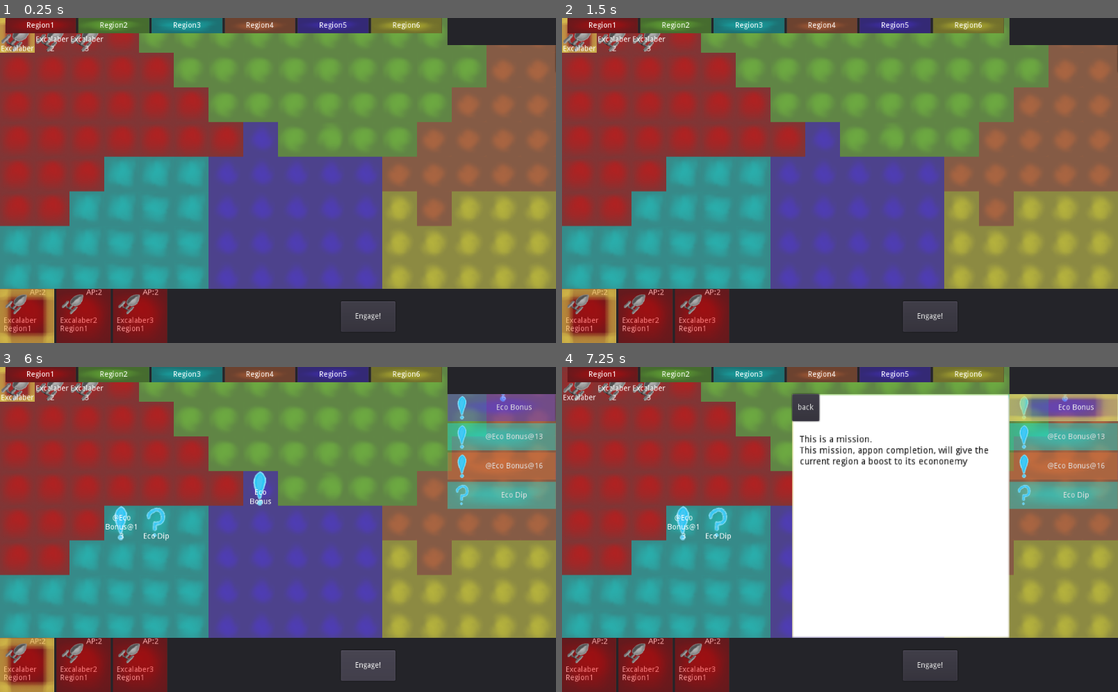
Above: before the commit, frames 1-4 (two rows, left to right).
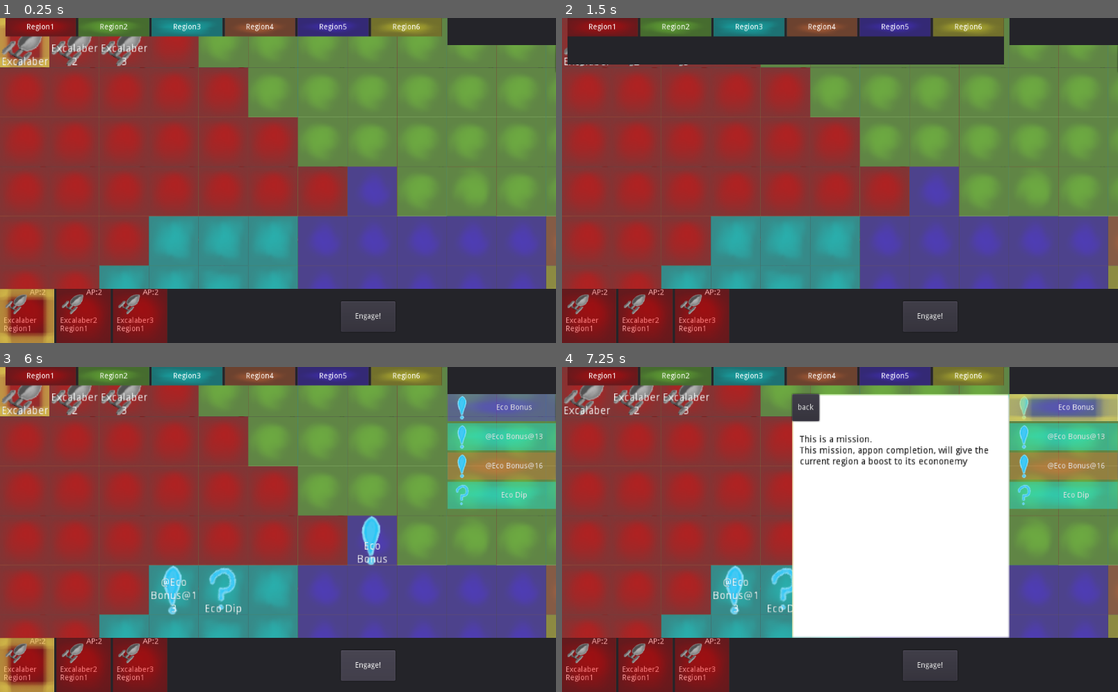
Above: after the commit, the same moments.

Repository: AngryMajor/StarShipGame
Game: Godot game, scene res://General/Main.tscn
Same seed, same stepped clock (60 frames per second), same inputs: the game is played once before the commit and once after it.
Inputs (mouse positions are in pixels of both pictures, inside the frame that each line leads up to):
- Up to frame 1 (0.25 s): no input
- Up to frame 2 (1.5 s): click "Region1" at 0.5 s; click "Region2" at 1.25 s
- Up to frame 3 (6 s): click "Region3" at 2 s; click "Region4" at 2.75 s; click "Region5" at 3.5 s; click "Region6" at 4.25 s; click (27, 666) at 5.02 s; click "Engage!" at 5.75 s
- Up to frame 4 (7.25 s): click "Eco Bonus" at 6.5 s

The runs differ from the first frame. In frame 1, 50% of the frame differs, in the area x 0-100%, y 0-84%; in frame 2, 55%, in the area x 0-100%, y 0-100%; in frame 3, 50%; in frame 4, 32%.

Commit message:
added basic tray functionality to regionCards and zoomed camera in

Diff:
--- /dev/null
+++ b/General/BigRegionTray.gd
@@ -0,0 +1,4 @@
+extends Panel
+
+func populate(region:Region):
+	pass
--- a/General/Main.tscn
+++ b/General/Main.tscn
@@ -20,6 +20,7 @@
 [ext_resource path="res://MouseController/MouseStates/TestState.gd" type="Script" id=18]
 [ext_resource path="res://MouseController/MouseStates/MisssionInspector.gd" type="Script" id=19]
 [ext_resource path="res://MouseController/MouseControler.gd" type="Script" id=20]
+[ext_resource path="res://General/BigRegionTray.gd" type="Script" id=21]
 
 [sub_resource type="AtlasTexture" id=1]
 flags = 4
@@ -55,6 +56,7 @@
 [node name="Camera2D" type="Camera2D" parent="."]
 anchor_mode = 0
 current = true
+zoom = Vector2( 0.7, 0.7 )
 smoothing_enabled = true
 smoothing_speed = 10.0
 script = ExtResource( 10 )
@@ -151,7 +153,7 @@
 anchor_right = 1.0
 margin_left = 10.0
 margin_right = -210.0
-margin_bottom = 28.0
+margin_bottom = 34.0
 rect_min_size = Vector2( 0, 20 )
 script = ExtResource( 16 )
 _regionList = NodePath("../../World/RegionsMap/RegionList")
@@ -161,4 +163,12 @@
 anchor_right = 1.0
 anchor_bottom = 1.0
 
+[node name="BigRegionTray" type="Panel" parent="GUILayer/RegionList"]
+visible = false
+anchor_top = 1.0
+anchor_right = 1.0
+anchor_bottom = 1.0
+rect_min_size = Vector2( 0, 52 )
+script = ExtResource( 21 )
+
 [editable path="World"]
--- a/General/RegionList.gd
+++ b/General/RegionList.gd
@@ -4,7 +4,19 @@
 export(PackedScene) var _regionCard
 
 func _ready():
+	GameState.connect("selection_Changed",self,"_on_selection_changed")
 	for region in get_node(_regionList).get_children():
 		var regionCard = _regionCard.instance()
 		regionCard.init(region)
 		$HBoxContainer.add_child(regionCard)
+		regionCard.connect("button_down",self,"_region_button_pressed",[region])
+
+func _region_button_pressed(region:Region):
+	GameState.selection = region
+
+func _on_selection_changed():
+	if GameState.selection is Region:
+		$BigRegionTray.visible = true
+		$BigRegionTray.populate(GameState.selection)
+	else:
+		$BigRegionTray.visible = false
--- a/RegionCard.gd
+++ b/RegionCard.gd
@@ -10,3 +10,18 @@
 	tex.region.position.y = 128
 	tex.region.position.x = 64 * region.id
 	self.texture_normal = tex
+
+	self.connect("button_down",self,"_on_button_down")
+	self.connect("mouse_entered",self,"_on_mouse_entered")
+	self.connect("mouse_exited",self,"_on_mouse_exited")
+
+func _on_button_down():
+	if GameState.selection is Region:
+		$Tray.visible = false
+
+func _on_mouse_entered():
+	if not GameState.selection is Region:
+		$Tray.visible = true
+
+func _on_mouse_exited():
+	$Tray.visible = false
--- a/RegionCard.tscn
+++ b/RegionCard.tscn
@@ -25,3 +25,16 @@
 text = "Region1"
 align = 1
 valign = 1
+
+[node name="Tray" type="Panel" parent="."]
+visible = false
+anchor_top = 1.0
+anchor_right = 1.0
+anchor_bottom = 1.0
+margin_left = -2.0
+margin_right = 2.0
+rect_min_size = Vector2( 0, 20 )
+
+[node name="VBoxContainer" type="VBoxContainer" parent="Tray"]
+anchor_right = 1.0
+anchor_bottom = 1.0
Not shown: 1 places in General/Main.tscn that only renumber resources
